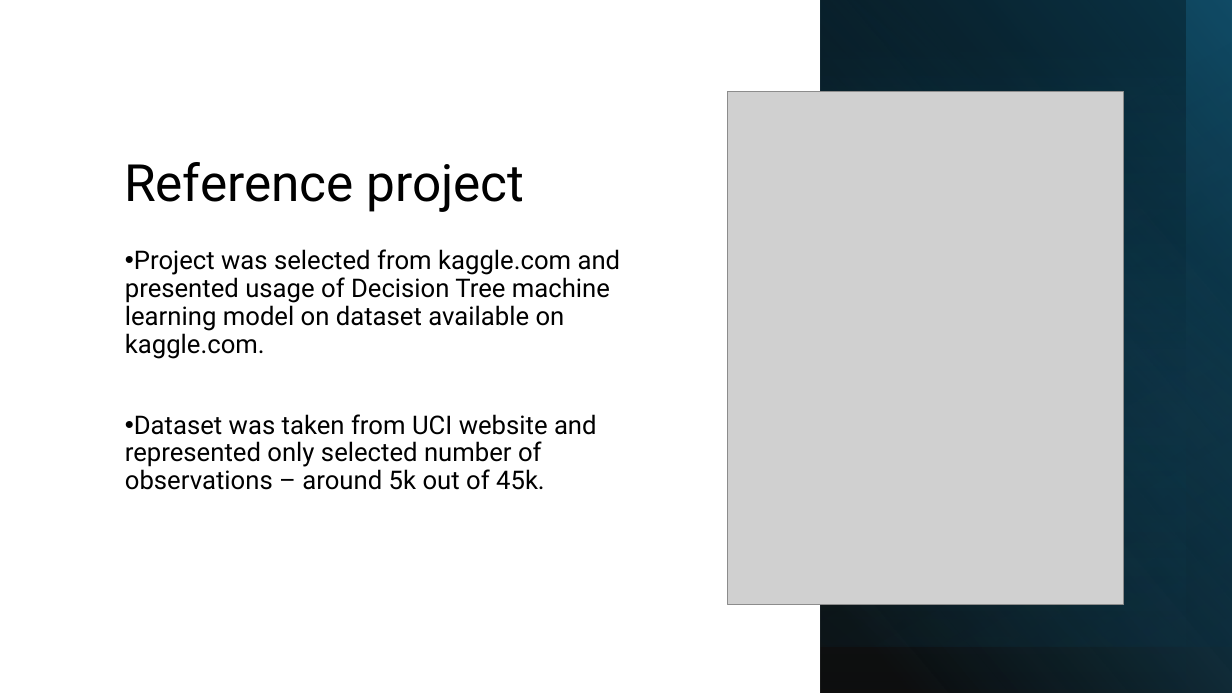
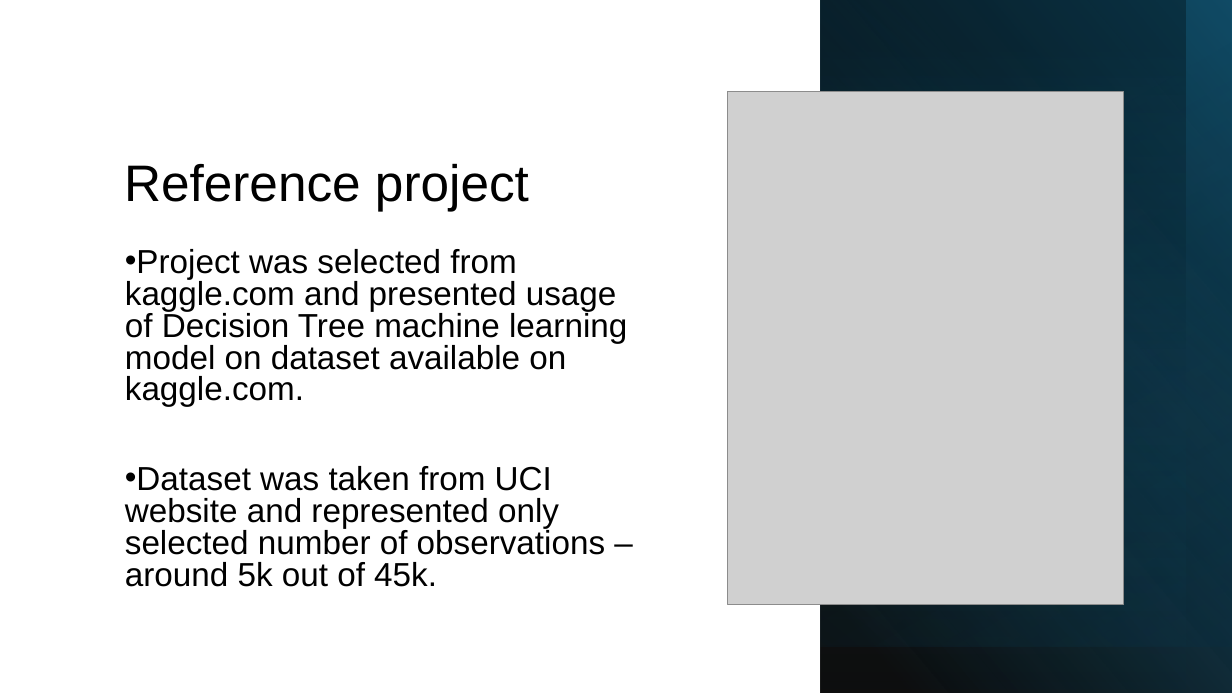
Before and after one commit to WojciechMisiura/RRproject, a slide deck: slide 2 of Slides/RR_project_slides.pptx. Drawn at 1232x693 pixels with LibreOffice and Linux fonts; fonts in the diff are those of the drawing; grey boxes stand for pictures. Boxes give left, top, right and bottom in pixels: in the first picture for what was removed or moved away, otherwise in the second. Text is boxed around its words. In the diff, an @@ line names an element or a change of style, - is before the commit and + after.

```diff
--- a/Slides/RR_project_slides.pptx
+++ b/Slides/RR_project_slides.pptx
@@ title "Reference project" at box(124, 163, 529, 211): font Roboto to Arial @@
@@ text "Project was selected from kaggle.com ..." at box(125, 249, 627, 587): size 20 to 25.9 pt, font Roboto to Arial; line spacing 0.9 to 0.8 @@
```
Also in this commit, not shown: 6 other slides changed.
